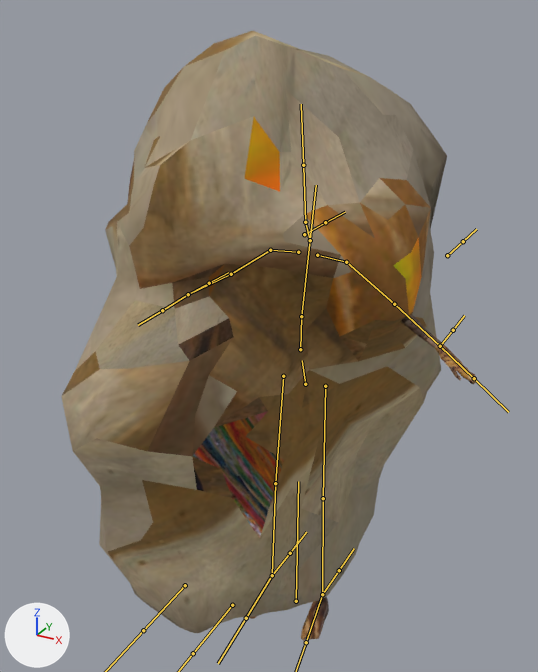
Renders of the FBX model juegojuego/Assets/3DModels/Characters/Modelo/giantSkeleton.fbx from each side of a commit.
Before and after are seen from a 50 mm camera at (2.65, -5.42, 5.66) aimed at (-0.21, -0.22, 3.06). Arrows for +X, +Y and +Z are at lower left; the lights stay in place. The bones that bend it are drawn over the model as lines.
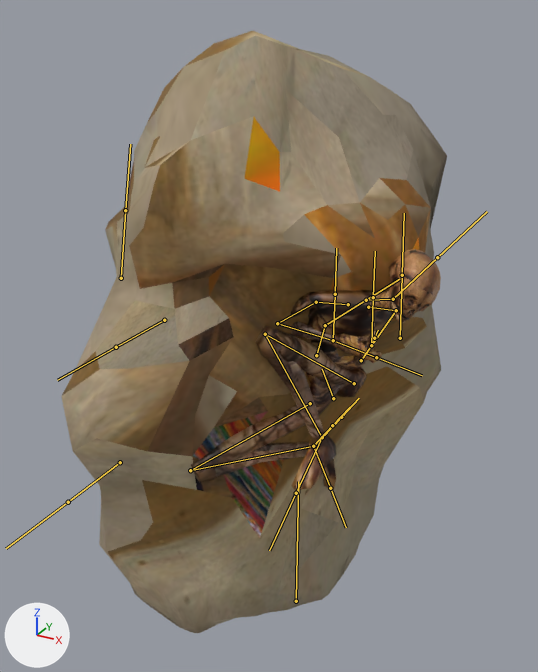
The newer file adds an action. The first version stands in its rest pose; the second is drawn at frame 2 of the action 'Armature|idleskeleton'.

Where the change shows, as pixel boxes (x1, y1, x2, y2) in the pictures (538 x 672 px):
'Cylinder.001', posed: before (249, 314, 477, 641); after (191, 249, 441, 491)
bone 'pelvis', root to tip: before (305, 384) to (302, 360); after (333, 398) to (322, 369)
bone 'spine', root to tip: before (300, 349) to (301, 316); after (316, 355) to (325, 325)
bone 'chest', root to tip: before (301, 316) to (316, 185); after (325, 325) to (399, 279)
bone 'neck', root to tip: before (310, 240) to (305, 222); after (366, 300) to (393, 299)
bone 'head', root to tip: before (305, 222) to (303, 165); after (393, 299) to (437, 257)
bone 'upperarm.L', root to tip: before (346, 262) to (394, 304); after (396, 310) to (361, 360)
bone 'lowerarm.L', root to tip: before (394, 304) to (440, 346); after (361, 360) to (371, 345)
bone 'wrist.L', root to tip: before (440, 346) to (453, 330); after (371, 345) to (373, 297)
bone 'upperarm.R', root to tip: before (270, 250) to (231, 274); after (316, 302) to (277, 323)
bone 'lowerarm.R', root to tip: before (231, 274) to (188, 294); after (277, 323) to (333, 340)
bone 'wrist.R', root to tip: before (188, 294) to (209, 283); after (333, 340) to (335, 294)
bone 'upperleg.L', root to tip: before (325, 386) to (323, 498); after (354, 383) to (265, 334)
bone 'lowerleg.L', root to tip: before (323, 498) to (322, 594); after (265, 334) to (322, 437)
bone 'upperleg.R', root to tip: before (283, 376) to (275, 483); after (310, 403) to (190, 470)
bone 'lowerleg.R', root to tip: before (275, 483) to (272, 575); after (190, 470) to (313, 446)
bone 'heel.L', root to tip: before (322, 594) to (339, 570); after (322, 437) to (341, 417)
bone 'heel.R', root to tip: before (272, 575) to (290, 553); after (313, 446) to (332, 425)

The change in detail:
Bone 'pelvis' (bone_pelvis) moves from (0.0, 0.0, 0.0) to (1.01, 0.29, 0.51).
Bone 'pelvis' (bone_pelvis) turns from (0, 0, 0) to (-24, 49, 8) degrees about its own x, y and z.
Bone 'spine' (bone_spine) turns from (0, 0, 0) to (44, 2, -34) degrees about its own x, y and z.
Bone 'chest' (bone_chest) turns from (0, 0, 0) to (48, 18, -3) degrees about its own x, y and z.
Bone 'neck' (bone_neck) turns from (0, 0, 0) to (-18, -7, -57) degrees about its own x, y and z.
Bone 'head' (bone_head) turns from (0, 0, 0) to (-30, -41, 41) degrees about its own x, y and z.
Bone 'upperarm.L' (bone_upperarm_l) turns from (0, 0, 0) to (80, 42, 1) degrees about its own x, y and z.
Bone 'lowerarm.L' (bone_lowerarm_l) turns from (0, 0, 0) to (106, -30, 23) degrees about its own x, y and z.
Bone 'wrist.L' (bone_wrist_l) moves from (0.0, 0.0, 0.0) to (0.1, -0.66, -3.52).
Bone 'upperarm.R' (bone_upperarm_r) turns from (0, 0, 0) to (40, -65, 9) degrees about its own x, y and z.
Bone 'lowerarm.R' (bone_lowerarm_r) turns from (0, 0, 0) to (113, 32, -22) degrees about its own x, y and z.
Bone 'wrist.R' (bone_wrist_r) moves from (0.0, 0.0, 0.0) to (-0.59, -0.56, -3.06).
Bone 'upperleg.L' (bone_upperleg_l) turns from (0, 0, 0) to (94, 47, -39) degrees about its own x, y and z.
Bone 'lowerleg.L' (bone_lowerleg_l) turns from (0, 0, 0) to (-148, -16, -5) degrees about its own x, y and z.
Bone 'upperleg.R' (bone_upperleg_r) turns from (0, 0, 0) to (7, 42, -78) degrees about its own x, y and z.
Bone 'lowerleg.R' (bone_lowerleg_r) turns from (0, 0, 0) to (-155, 16, 4) degrees about its own x, y and z.
Bone 'heel.L' (bone_heel_l) moves from (0.0, 0.0, 0.0) to (-0.64, -1.19, -5.58).
Bone 'heel.R' (bone_heel_r) moves from (0.0, 0.0, 0.0) to (-1.19, -0.73, -5.09).
